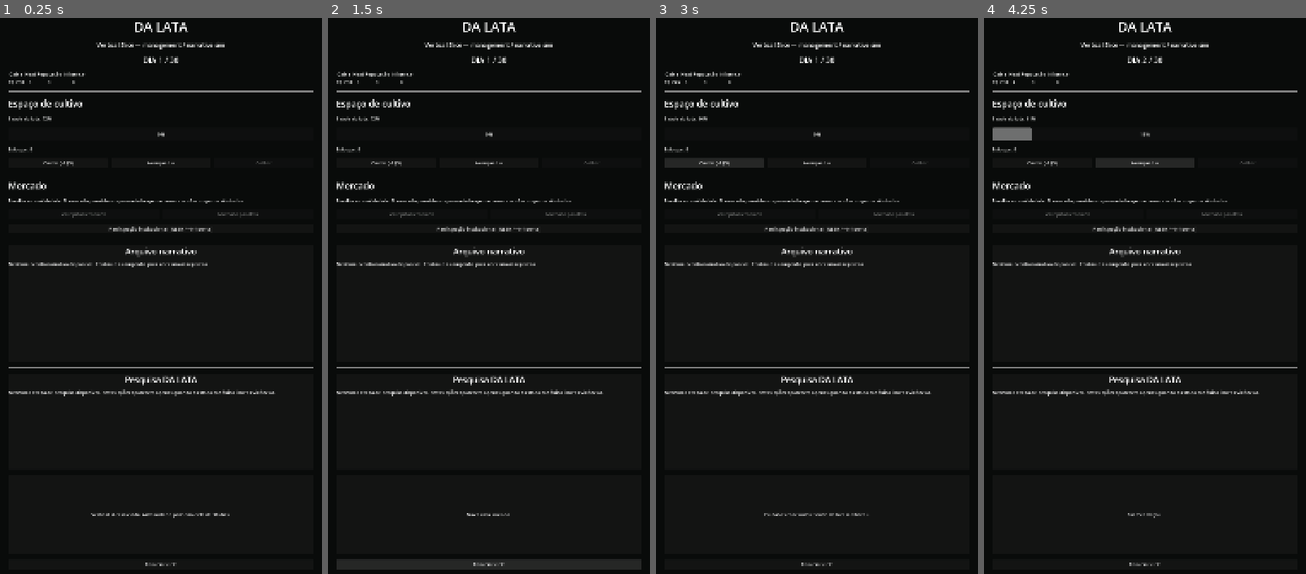
Above: before the commit, frames 1-4 (left to right).
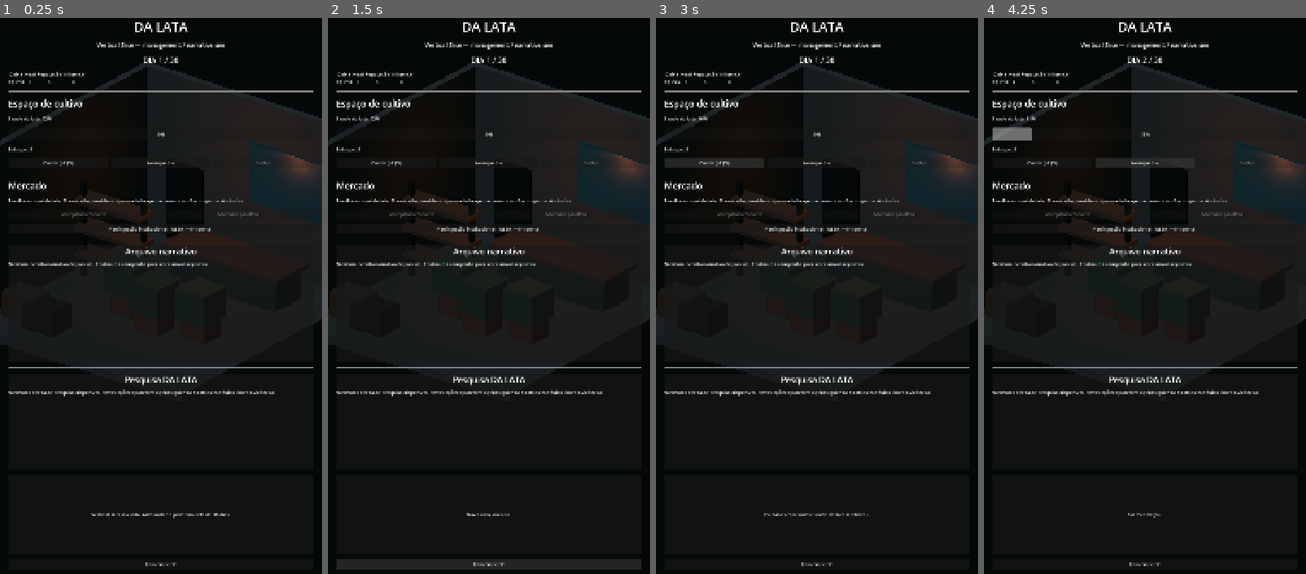
Above: after the commit, the same moments.

Repository: az1nn/growing-rio
Game: Godot game, scene res://scenes/main/main.tscn
The game is run twice, just before and just after one commit, with the same random seed, the same clock (stepped at 60 frames per second) and the same inputs.
Inputs:
- Up to frame 1 (0.25 s): no input
- Up to frame 2 (1.5 s): click "Reiniciar ciclo" at 0.5 s; click "Reiniciar ciclo" at 1.25 s
- Up to frame 3 (3 s): click "Reiniciar ciclo" at 2 s; click "Cuidar (-R$5)" at 2.75 s
- Up to frame 4 (4.25 s): click "Avançar dia" at 3.5 s

The runs differ from the first frame. In frame 1, 6.2% of the frame differs, in the area x 0-100%, y 7-50%; in frame 2, 6.2%; in frame 3, 6.2%; in frame 4, 6.2%.

Commit message:
feat(cena): add operation diorama visual proof

Diff:
--- a/scenes/main/main.tscn
+++ b/scenes/main/main.tscn
@@ -1,6 +1,7 @@
-[gd_scene load_steps=2 format=3]
+[gd_scene load_steps=3 format=3]
 
 [ext_resource type="Script" path="res://scenes/main/main.gd" id="1_main"]
+[ext_resource type="PackedScene" path="res://scenes/visual/operation_diorama.tscn" id="2_diorama"]
 
 [node name="Main" type="Control"]
 layout_mode = 3
@@ -10,6 +11,19 @@
 grow_horizontal = 2
 grow_vertical = 2
 script = ExtResource("1_main")
+
+
+[node name="OperationDiorama" parent="." instance=ExtResource("2_diorama")]
+
+[node name="AtmosphereVeil" type="ColorRect" parent="."]
+layout_mode = 1
+anchors_preset = 15
+anchor_right = 1.0
+anchor_bottom = 1.0
+grow_horizontal = 2
+grow_vertical = 2
+mouse_filter = 2
+color = Color(0.012, 0.022, 0.021, 0.48)
 
 [node name="Margin" type="MarginContainer" parent="."]
 layout_mode = 1
--- /dev/null
+++ b/scenes/visual/operation_diorama.tscn
@@ -0,0 +1,202 @@
+[gd_scene load_steps=20 format=3]
+
+[sub_resource type="Environment" id="Environment_operation"]
+background_mode = 1
+background_color = Color(0.027, 0.043, 0.05, 1)
+ambient_light_source = 2
+ambient_light_color = Color(0.26, 0.34, 0.31, 1)
+ambient_light_energy = 0.62
+ambient_light_sky_contribution = 0.0
+
+[sub_resource type="StandardMaterial3D" id="Material_concrete"]
+albedo_color = Color(0.28, 0.29, 0.27, 1)
+roughness = 0.9
+
+[sub_resource type="StandardMaterial3D" id="Material_tile"]
+albedo_color = Color(0.055, 0.23, 0.22, 1)
+roughness = 0.62
+
+[sub_resource type="StandardMaterial3D" id="Material_metal"]
+albedo_color = Color(0.13, 0.15, 0.15, 1)
+metallic = 0.58
+roughness = 0.38
+
+[sub_resource type="StandardMaterial3D" id="Material_wood"]
+albedo_color = Color(0.34, 0.21, 0.13, 1)
+roughness = 0.78
+
+[sub_resource type="StandardMaterial3D" id="Material_terracotta"]
+albedo_color = Color(0.5, 0.2, 0.105, 1)
+roughness = 0.92
+
+[sub_resource type="StandardMaterial3D" id="Material_green"]
+albedo_color = Color(0.09, 0.31, 0.17, 1)
+roughness = 0.74
+
+[sub_resource type="StandardMaterial3D" id="Material_window"]
+albedo_color = Color(0.12, 0.35, 0.43, 1)
+roughness = 0.3
+
+[sub_resource type="BoxMesh" id="Mesh_floor"]
+size = Vector3(7.4, 0.22, 8)
+
+[sub_resource type="BoxMesh" id="Mesh_back_wall"]
+size = Vector3(7.4, 4.8, 0.22)
+
+[sub_resource type="BoxMesh" id="Mesh_side_wall"]
+size = Vector3(0.22, 4.8, 8)
+
+[sub_resource type="BoxMesh" id="Mesh_panel"]
+size = Vector3(2.55, 1.75, 0.12)
+
+[sub_resource type="BoxMesh" id="Mesh_door"]
+size = Vector3(1.2, 2.3, 0.12)
+
+[sub_resource type="BoxMesh" id="Mesh_counter"]
+size = Vector3(3.6, 0.9, 1.1)
+
+[sub_resource type="BoxMesh" id="Mesh_worktop"]
+size = Vector3(3.92, 0.13, 1.34)
+
+[sub_resource type="BoxMesh" id="Mesh_post"]
+size = Vector3(0.12, 2.7, 0.12)
+
+[sub_resource type="BoxMesh" id="Mesh_shelf"]
+size = Vector3(2.2, 0.12, 0.72)
+
+[sub_resource type="BoxMesh" id="Mesh_planter"]
+size = Vector3(0.78, 0.5, 0.78)
+
+[sub_resource type="BoxMesh" id="Mesh_canopy"]
+size = Vector3(0.98, 0.86, 0.98)
+
+[sub_resource type="BoxMesh" id="Mesh_crate"]
+size = Vector3(1.0, 0.72, 0.82)
+
+[node name="OperationDiorama" type="Node3D"]
+
+[node name="WorldEnvironment" type="WorldEnvironment" parent="."]
+environment = SubResource("Environment_operation")
+
+[node name="Camera3D" type="Camera3D" parent="."]
+position = Vector3(6.5, 5.4, 8.5)
+rotation = Vector3(-0.43, 0.66, 0)
+projection = 1
+size = 8.6
+keep_aspect = 0
+near = 0.1
+far = 30.0
+current = true
+
+[node name="CoolKey" type="DirectionalLight3D" parent="."]
+rotation = Vector3(-0.88, -0.58, 0)
+light_color = Color(0.72, 0.84, 0.94, 1)
+light_energy = 0.82
+shadow_enabled = false
+
+[node name="WarmPractical" type="OmniLight3D" parent="."]
+position = Vector3(0.7, 3.15, -1.05)
+light_color = Color(1, 0.55, 0.31, 1)
+light_energy = 2.0
+omni_range = 5.2
+shadow_enabled = false
+
+[node name="Floor" type="MeshInstance3D" parent="."]
+position = Vector3(0, -0.11, 0)
+material_override = SubResource("Material_concrete")
+mesh = SubResource("Mesh_floor")
+
+[node name="BackWall" type="MeshInstance3D" parent="."]
+position = Vector3(0, 2.4, -3.89)
+material_override = SubResource("Material_concrete")
+mesh = SubResource("Mesh_back_wall")
+
+[node name="SideWall" type="MeshInstance3D" parent="."]
+position = Vector3(-3.59, 2.4, 0)
+material_override = SubResource("Material_concrete")
+mesh = SubResource("Mesh_side_wall")
+
+[node name="WindowPanel" type="MeshInstance3D" parent="."]
+position = Vector3(1.35, 2.72, -3.75)
+material_override = SubResource("Material_window")
+mesh = SubResource("Mesh_panel")
+
+[node name="MetalDoor" type="MeshInstance3D" parent="."]
+position = Vector3(-2.18, 1.15, -3.75)
+material_override = SubResource("Material_metal")
+mesh = SubResource("Mesh_door")
+
+[node name="TileCounter" type="MeshInstance3D" parent="."]
+position = Vector3(0.65, 0.45, -2.25)
+material_override = SubResource("Material_tile")
+mesh = SubResource("Mesh_counter")
+
+[node name="CounterTop" type="MeshInstance3D" parent="."]
+position = Vector3(0.65, 0.965, -2.25)
+material_override = SubResource("Material_wood")
+mesh = SubResource("Mesh_worktop")
+
+[node name="ShelfLeftPost" type="MeshInstance3D" parent="."]
+position = Vector3(-3.05, 1.35, -0.45)
+material_override = SubResource("Material_metal")
+mesh = SubResource("Mesh_post")
+
+[node name="ShelfRightPost" type="MeshInstance3D" parent="."]
+position = Vector3(-1.02, 1.35, -0.45)
+material_override = SubResource("Material_metal")
+mesh = SubResource("Mesh_post")
+
+[node name="ShelfLow" type="MeshInstance3D" parent="."]
+position = Vector3(-2.04, 0.7, -0.45)
+material_override = SubResource("Material_wood")
+mesh = SubResource("Mesh_shelf")
+
+[node name="ShelfMid" type="MeshInstance3D" parent="."]
+position = Vector3(-2.04, 1.48, -0.45)
+material_override = SubResource("Material_wood")
+mesh = SubResource("Mesh_shelf")
+
+[node name="ShelfHigh" type="MeshInstance3D" parent="."]
+position = Vector3(-2.04, 2.28, -0.45)
+material_override = SubResource("Material_wood")
+mesh = SubResource("Mesh_shelf")
+
+[node name="PlanterA" type="MeshInstance3D" parent="."]
+position = Vector3(-0.72, 0.25, 0.58)
+material_override = SubResource("Material_terracotta")
+mesh = SubResource("Mesh_planter")
+
+[node name="CanopyA" type="MeshInstance3D" parent="."]
+position = Vector3(-0.72, 1.0, 0.58)
+material_override = SubResource("Material_green")
+mesh = SubResource("Mesh_canopy")
+
+[node name="PlanterB" type="MeshInstance3D" parent="."]
+position = Vector3(0.55, 0.25, 1.12)
+material_override = SubResource("Material_terracotta")
+mesh = SubResource("Mesh_planter")
+
+[node name="CanopyB" type="MeshInstance3D" parent="."]
+position = Vector3(0.55, 1.0, 1.12)
+material_override = SubResource("Material_green")
+mesh = SubResource("Mesh_canopy")
+
+[node name="PlanterC" type="MeshInstance3D" parent="."]
+position = Vector3(1.82, 0.25, 0.72)
+material_override = SubResource("Material_terracotta")
+mesh = SubResource("Mesh_planter")
+
+[node name="CanopyC" type="MeshInstance3D" parent="."]
+position = Vector3(1.82, 1.0, 0.72)
+material_override = SubResource("Material_green")
+mesh = SubResource("Mesh_canopy")
+
+[node name="StorageCrateA" type="MeshInstance3D" parent="."]
+position = Vector3(-2.7, 0.36, 2.55)
+material_override = SubResource("Material_wood")
+mesh = SubResource("Mesh_crate")
+
+[node name="StorageCrateB" type="MeshInstance3D" parent="."]
+position = Vector3(-1.75, 0.36, 2.83)
+material_override = SubResource("Material_metal")
+mesh = SubResource("Mesh_crate")
Not shown, changed: docs/VISUAL-DIRECTION.md
Not shown, changed: tools/validate_project.py
